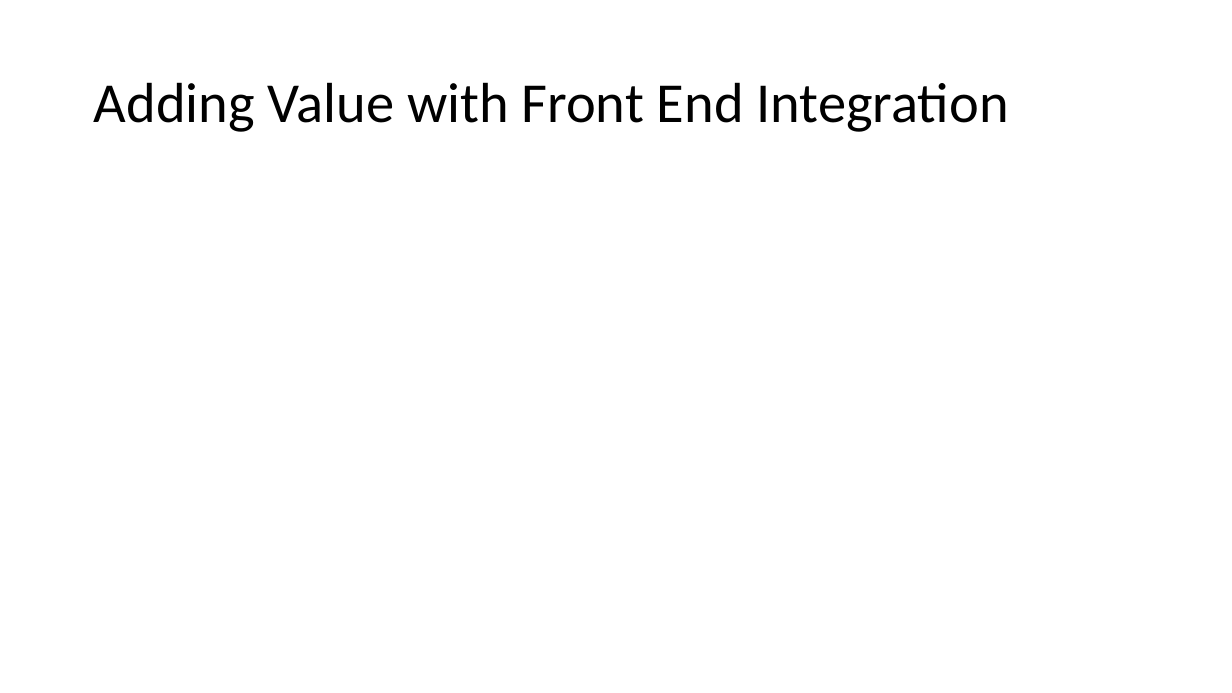
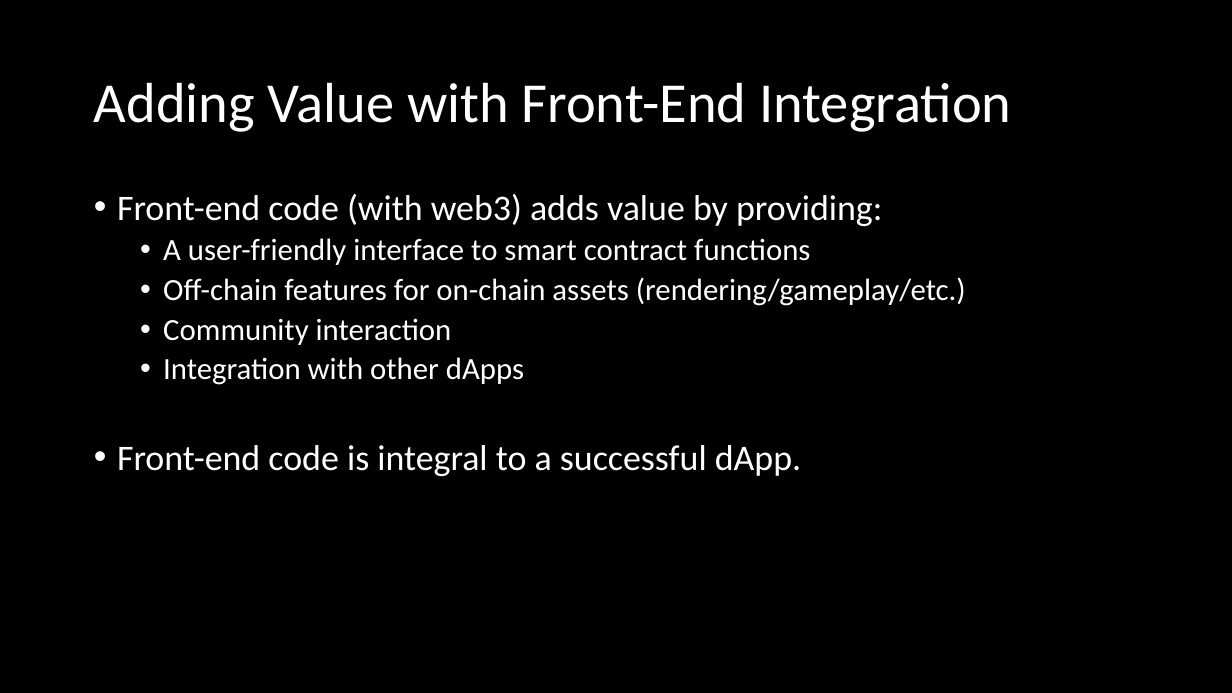
Before and after one commit to Blockchain-at-Michigan/Front-End-Workshop, a slide deck: slide 7 of presentation/Workshop_12_2_18.pptx. Drawn at 1232x693 pixels with LibreOffice and Linux fonts; fonts in the diff are those of the drawing. Boxes give left, top, right and bottom in pixels: in the first picture for what was removed or moved away, otherwise in the second. Text is boxed around its words. In the diff, an @@ line names an element or a change of style, - is before the commit and + after.

```diff
--- a/presentation/Workshop_12_2_18.pptx
+++ b/presentation/Workshop_12_2_18.pptx
@@ background #FFFFFF to #000000 @@
@@ title at [94, 82, 1011, 132]: text changed; text colour #000000 to #FFFFFF @@
-Adding Value with Front End Integration
+Adding Value with Front-End Integration
@@ text added at [117, 194, 966, 476], 24 pt, text #FFFFFF @@
+• Front-end code (with web3) adds value by providing:
+  • A user-friendly interface to smart contract functions
+  • Off-chain features for on-chain assets (rendering/gameplay/etc.)
+  • Community interaction
+  • Integration with other dApps
+• Front-end code is integral to a successful dApp.
```
Also in this commit, not shown: 7 other slides changed, 1 slide added.
